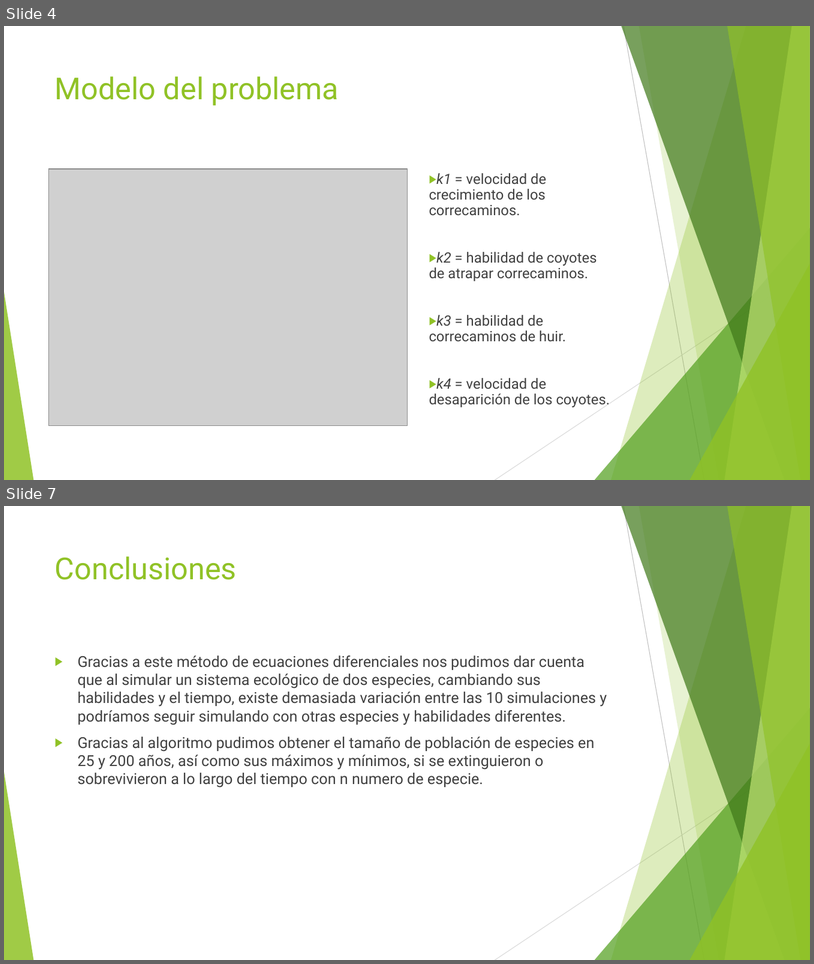
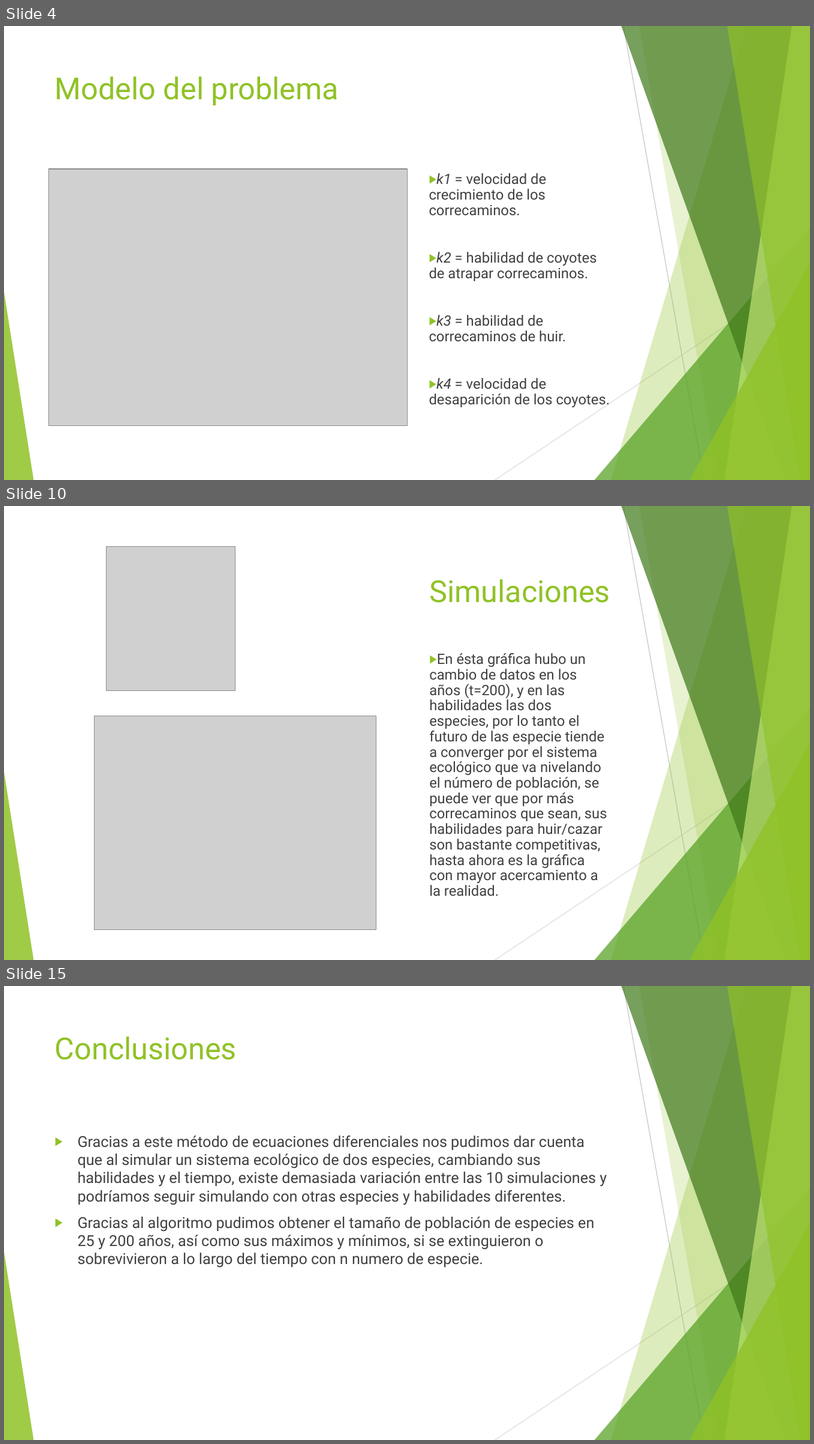
Before and after one commit to javierpreciado9/proyecto_modulo3, a slide deck: ProyectoModulo3_MendozaE1_PreciadoJ2_IrigoyenC3.pptx. Shown one above the other, each under a label of ours: slides 4 and 7 before the commit, slides 4, 10 and 15 after it; the slides between them are not shown. The pictures are 814x964 and 814x1444 pixels, drawn with LibreOffice and Linux fonts; fonts in the diff are those of the drawing; grey boxes stand for pictures. Boxes give left, top, right and bottom in pixels: in the first picture for what was removed or moved away, otherwise in the second. Text is boxed around its words. In the diff, an @@ line names an element or a change of style, - is before the commit and + after.

```diff
--- a/ProyectoModulo3_MendozaE1_PreciadoJ2_IrigoyenC3.pptx
+++ b/ProyectoModulo3_MendozaE1_PreciadoJ2_IrigoyenC3.pptx
@@ slide 10 added at <box>4,506,810,960</box>, background #FFFFFF; not listed: 10 template elements that a slide beside it also shows @@
@@ picture added at <box>106,547,236,691</box> @@
@@ title added at <box>429,579,611,603</box>, 36 pt, text #90C226 @@
+Simulaciones
@@ text added at <box>429,653,608,896</box>, 17 pt, text #404040 @@
+▶ En ésta gráfica hubo un cambio de datos en los años (t=200), y en las habilidades las dos especies, por lo tanto el futuro de las especie tiende a converger por el sistema ecológico que va nivelando el número de población, se puede ver que por más correcaminos que sean, sus habilidades para huir/cazar son bastante competitivas, hasta ahora es la gráfica con mayor acercamiento a la realidad.
@@ picture added at <box>95,716,377,930</box> @@
@@ what was slide 7 is now slide 15 @@
```
Also in this commit, not shown: 9 other slides added, 2 slides removed, 1 other file.
